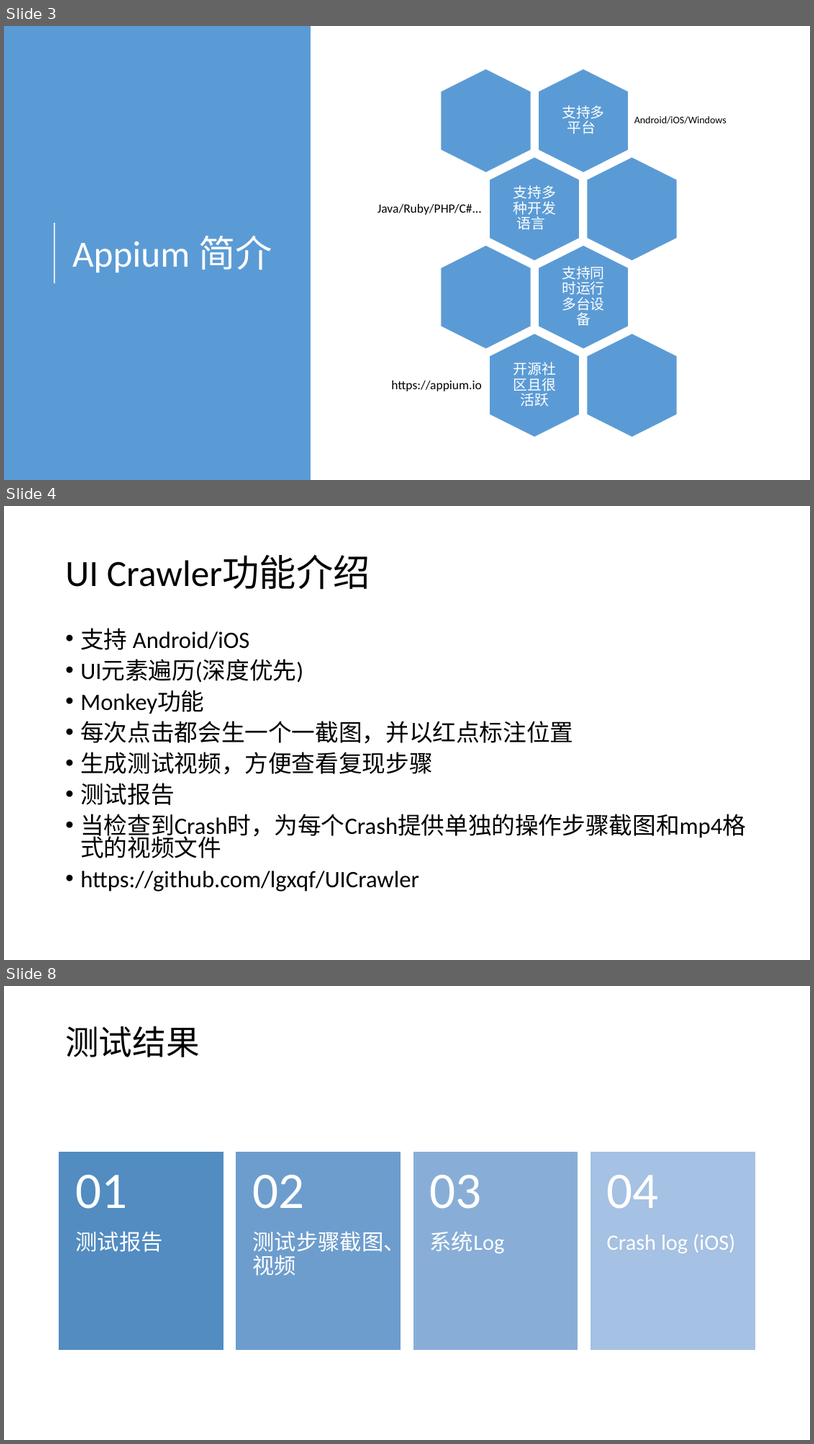
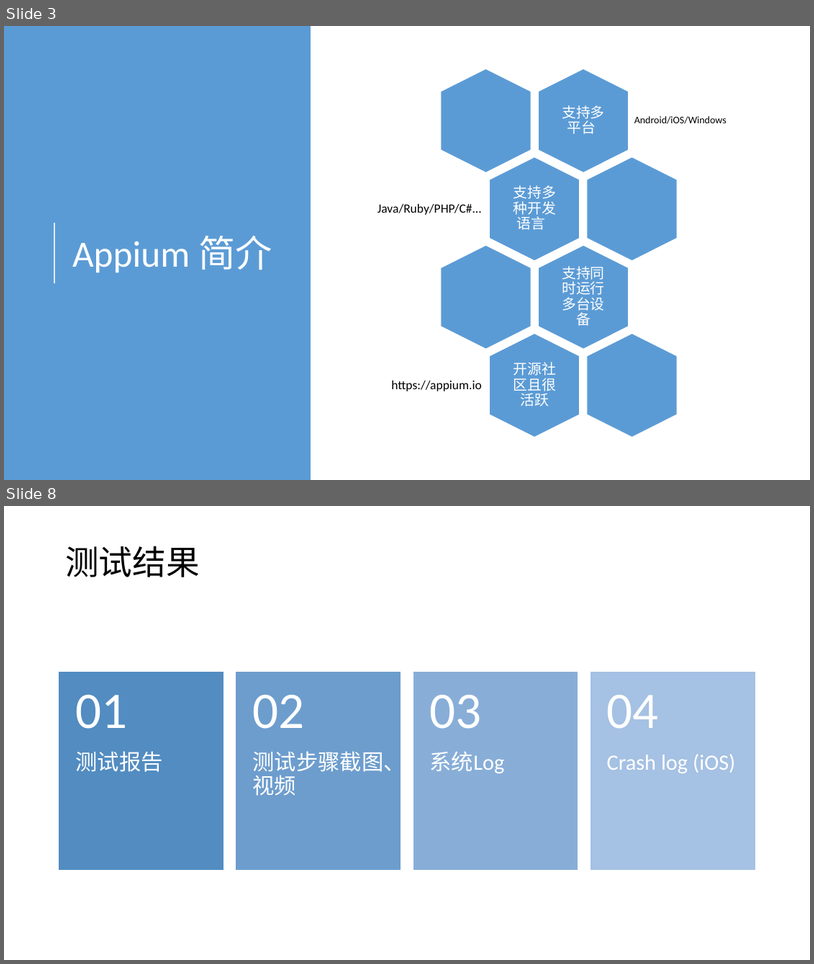
Before and after one commit to lgxqf/UICrawler, a slide deck: doc/UICrawler.pptx. Shown one above the other, each under a label of ours: slides 3, 4 and 8 before the commit, slides 3 and 8 after it; the slides between them are not shown. The pictures are 814x1444 and 814x964 pixels, drawn with LibreOffice and Linux fonts; fonts in the diff are those of the drawing. Boxes give left, top, right and bottom in pixels: in the first picture for what was removed or moved away, otherwise in the second. Text is boxed around its words. In the diff, an @@ line names an element or a change of style, - is before the commit and + after.

```diff
--- a/doc/UICrawler.pptx
+++ b/doc/UICrawler.pptx
@@ slide 4 removed at bbox=[4, 506, 810, 960], background #FFFFFF @@
@@ title removed at bbox=[65, 555, 370, 590] @@
-UI Crawler功能介绍
@@ text removed at bbox=[80, 628, 746, 891] @@
-• 支持 Android/iOS
-• UI元素遍历(深度优先)
-• Monkey功能
-• 每次点击都会生一个一截图，并以红点标注位置
-• 生成测试视频，方便查看复现步骤
-• 测试报告
-• 当检查到Crash时，为每个Crash提供单独的操作步骤截图和mp4格式的视频文件
-• https://github.com/lgxqf/UICrawler
```
Also in this commit, not shown: 6 slides changed, 1 slide added.
